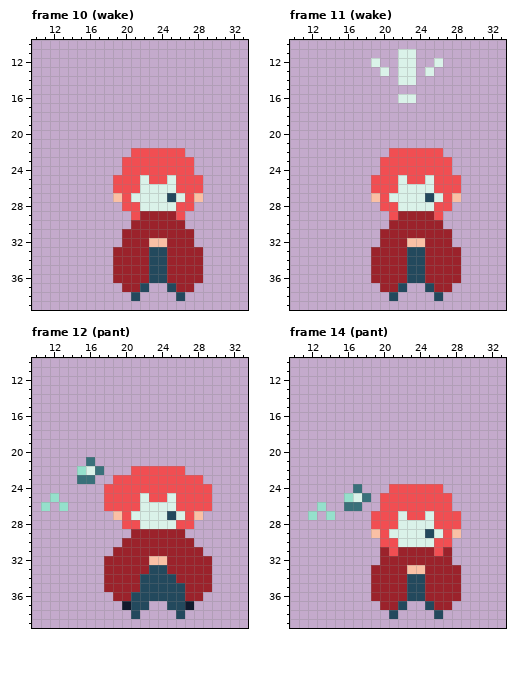
Pixel-art file: Assets/Animations/Story/MC_WakeUp_Floor.aseprite. The first picture shows the starting point.
48x40 pixels, 17 frames. Shown: frame 10 (wake): x 10..33, y 10..39; frame 11 (wake): x 10..33, y 10..39; frame 12 (pant): x 10..33, y 10..39; frame 14 (pant): x 10..33, y 10..39. The commit also changed other frames, which this record leaves out.
Now the later version:
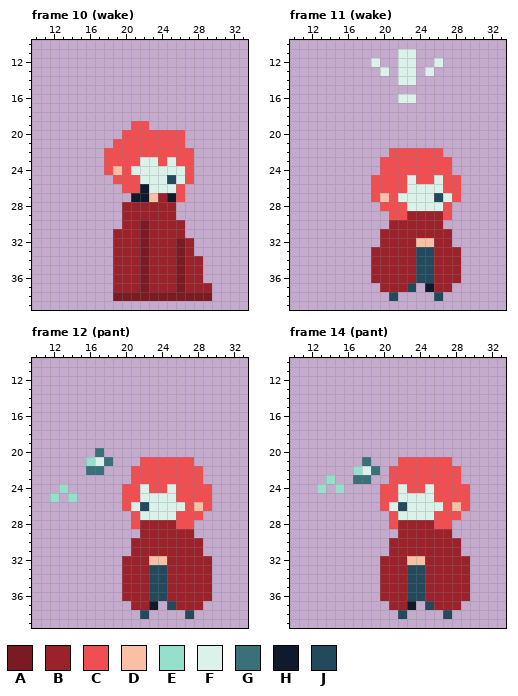
Palette (. is transparent): A #7a1a22  B #9b222b  C #f14e52  D #fac0a5  E #95e0cc  F #daf2e9  G #39707a  H #101a2d  J #23495d
What changed:
Changed rows in their new state; - is an unchanged pixel.
Frame 10 (wake), layer "MC":
first column x 18:
19 ---CC-------
20 --CCCCCCC---
21 -CCCCCCCC---
22 CCC------C--
23 CC--FF-F----
24 CD-FFFFFF---
25 -----FFJF-.-
26 -.--H----..-
27 -..HHDBHC..-
28 --BBBBBB..--
29 --BB----.---
30 --B-A-------
31 -B--A----.--
32 -B--ABB-A---
33 ----ABB-A-.-
34 ----ABB-A---
35 ----ABB-A---
36 ----ABB-A---
37 -B--ABBBA-BB
38 -AAAAAAAAAAA
Frame 11 (wake), layer "MC":
first column x 19:
25 ---CF-CF--
26 ---C---F--
27 CDC---FJFC
28 ---C---F--
29 ---C---BC-
32 ----B-D---
33 ----B-J---
34 ----B-J---
35 ----B-J---
36 ----B-J---
37 ---BJ-H---
Frame 12 (pant), layers "FX", "MC":
first column x 11:
20 ------G------------
21 -----EFG---CCCCCC--
22 ----.G----------CC-
23 ----..--..---------
24 --E----..--F--F----
25 ---E---..---FF-----
26 .-.----..-FJ---F-D-
27 --------..C---FC-C-
28 ---------.-BBBB----
29 ----------.-----B--
30 ---------.-------B-
31 --------..---------
32 -------..----------
33 -------..----------
34 -------..--B--B----
35 -------..--B--BB---
36 --------.-BB--BB--B
37 ---------.BBH--BBB-
38 ----------.J---.J--
Frame 14 (pant), layers "FX", "MC":
first column x 12:
21 ------G---CCCCCC--
22 -----EFG-CCCCCCCC-
23 --E--GG--CCCCCCCC-
24 -E-E-.--C-F--F-CCC
25 ----...---FFFF--CC
26 -.--..---FJFFFF-DC
27 .-.----..--FF-----
28 -------..-BBBB--.-
29 -------...BBBBBB.-
30 --------.BBBBBBBB-
31 --------.B----B-B-
32 -----------DD---BB
33 -------.---JJ----B
34 -------.---------B
35 -------.---------B
36 -------.---------B
37 --------.-BH----B-
38 ---------.J---.J--
